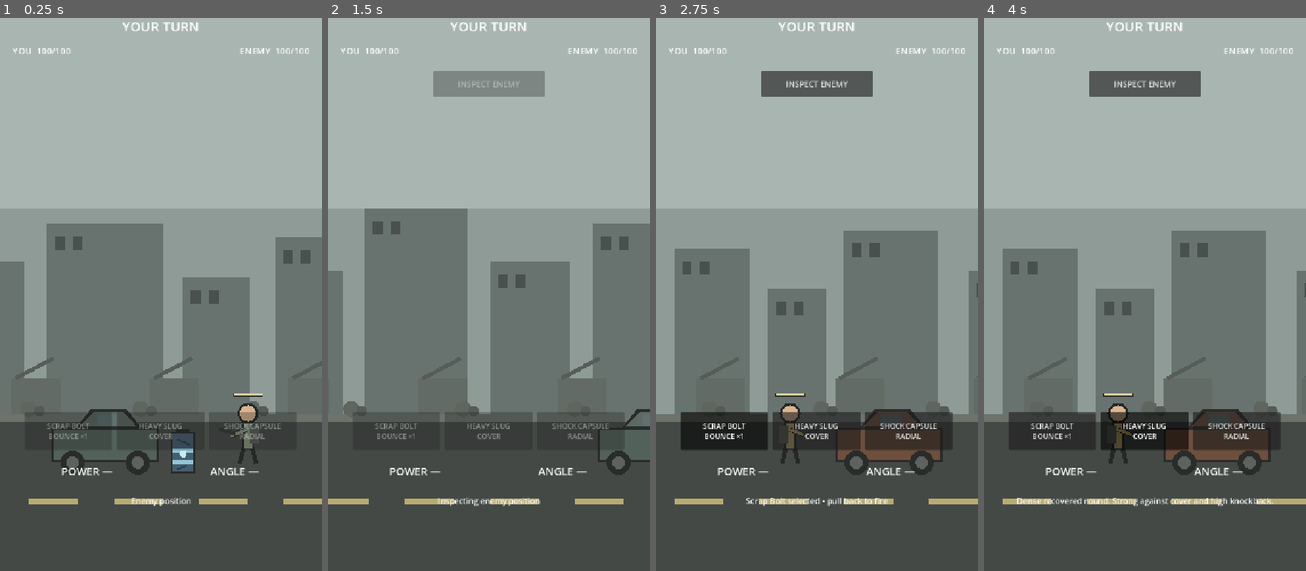
Above: before the commit, frames 1-4 (left to right).
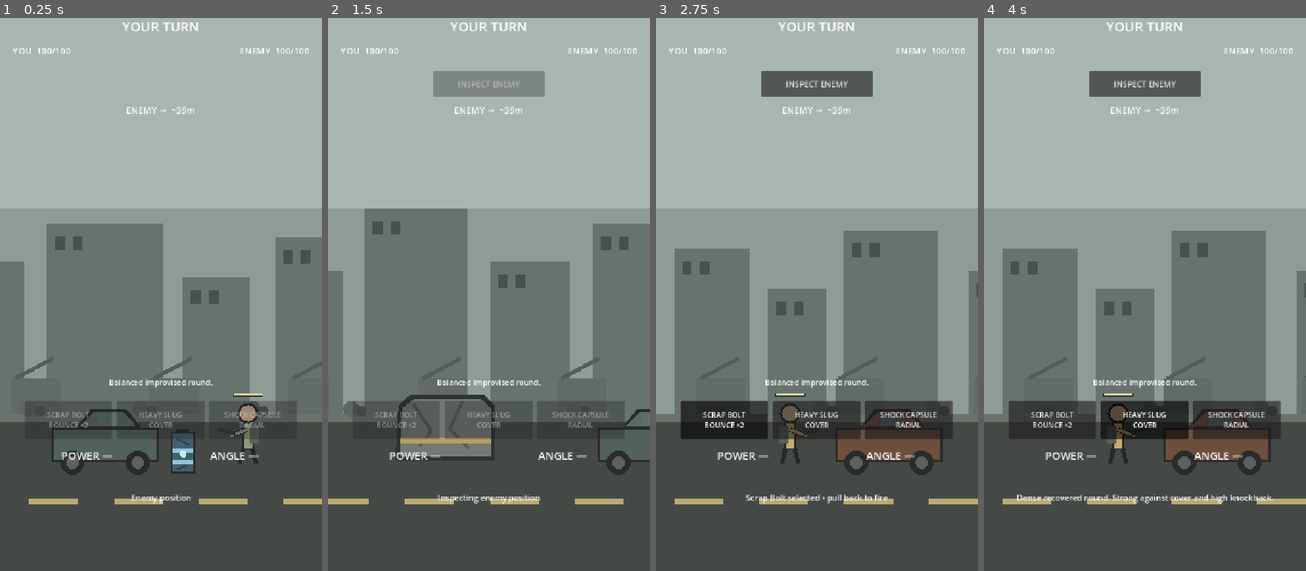
Above: after the commit, the same moments.

Repository: phantompixel-developer/FortKnocks
Game: Godot game, scene res://game/battle/battle.tscn
Two runs of this game, one before a commit and one after it. Both use one fixed random seed, a clock stepped at 60 frames per second and the inputs below.
Inputs (mouse positions are in pixels of both pictures, inside the frame that each line leads up to):
- Up to frame 1 (0.25 s): no input
- Up to frame 2 (1.5 s): move the mouse to (559, 255) at 0.52 s; click (559, 255) at 0.67 s; click "INSPECT ENEMY" at 1.25 s
- Up to frame 3 (2.75 s): tap Enter at 2 s; drag from (752, 311) to (800, 399) at 2.02 s
- Up to frame 4 (4 s): click "SCRAP BOLT BOUNCE ×1" (after the commit: "SCRAP BOLT BOUNCE ×2") at 2.75 s; click "HEAVY SLUG COVER" at 3.5 s

The runs differ from the first frame. In frame 1, 2.5% of the frame differs, in the area x 14-90%, y 16-89%; in frame 2, 4.3%; in frame 3, 5.1%; in frame 4, 5.5%, in the area x 7-93%, y 16-89%.

Commit message:
feat: improve portrait HUD and tactical arena layout

Diff:
--- a/game/battle/battle.tscn
+++ b/game/battle/battle.tscn
@@ -7,6 +7,7 @@
 [ext_resource type="Script" path="res://game/battle/camera_director.gd" id="5_camera"]
 [ext_resource type="Script" path="res://game/battle/aim_guide.gd" id="6_aim"]
 [ext_resource type="Script" path="res://game/battle/unstable_power_cell.gd" id="7_hazard"]
+[ext_resource type="Script" path="res://game/battle/central_roadblock.gd" id="8_roadblock"]
 
 [sub_resource type="RectangleShape2D" id="RectangleShape_ground"]
 size = Vector2(2160, 90)
@@ -20,6 +21,9 @@
 [sub_resource type="RectangleShape2D" id="RectangleShape_cell"]
 size = Vector2(54, 92)
 
+[sub_resource type="RectangleShape2D" id="RectangleShape_roadblock"]
+size = Vector2(224, 155)
+
 [node name="Battle" type="Node2D"]
 script = ExtResource("1_battle")
 
@@ -33,6 +37,13 @@
 
 [node name="CollisionShape2D" type="CollisionShape2D" parent="World/Ground"]
 shape = SubResource("RectangleShape_ground")
+
+[node name="CentralRoadblock" type="StaticBody2D" parent="World"]
+position = Vector2(1080, 958)
+script = ExtResource("8_roadblock")
+
+[node name="CollisionShape2D" type="CollisionShape2D" parent="World/CentralRoadblock"]
+shape = SubResource("RectangleShape_roadblock")
 
 [node name="Player" type="CharacterBody2D" parent="World"]
 position = Vector2(300, 1040)
@@ -157,12 +168,36 @@
 theme_override_font_sizes/font_size = 18
 text = "INSPECT ENEMY"
 
+[node name="EnemyLocatorLabel" type="Label" parent="HUD/Root"]
+layout_mode = 0
+offset_left = 180.0
+offset_top = 236.0
+offset_right = 540.0
+offset_bottom = 276.0
+theme_override_font_sizes/font_size = 20
+text = "ENEMY →  ~39m"
+horizontal_alignment = 1
+mouse_filter = 2
+
+[node name="WeaponDescriptionLabel" type="Label" parent="HUD/Root"]
+layout_mode = 0
+offset_left = 65.0
+offset_top = 824.0
+offset_right = 655.0
+offset_bottom = 892.0
+theme_override_font_sizes/font_size = 17
+text = "Balanced improvised round."
+horizontal_alignment = 1
+vertical_alignment = 1
+autowrap_mode = 2
+mouse_filter = 2
+
 [node name="WeaponBar" type="HBoxContainer" parent="HUD/Root"]
 layout_mode = 0
 offset_left = 55.0
-offset_top = 925.0
+offset_top = 900.0
 offset_right = 665.0
-offset_bottom = 1010.0
+offset_bottom = 985.0
 theme_override_constants/separation = 10
 
 [node name="ScrapBolt" type="Button" parent="HUD/Root/WeaponBar"]
@@ -170,7 +205,7 @@
 layout_mode = 2
 toggle_mode = true
 text = "SCRAP BOLT
-BOUNCE ×1"
+BOUNCE ×2"
 
 [node name="HeavySlug" type="Button" parent="HUD/Root/WeaponBar"]
 custom_minimum_size = Vector2(196, 76)
@@ -189,9 +224,9 @@
 [node name="PowerLabel" type="Label" parent="HUD/Root"]
 layout_mode = 0
 offset_left = 60.0
-offset_top = 1040.0
+offset_top = 1005.0
 offset_right = 330.0
-offset_bottom = 1084.0
+offset_bottom = 1051.0
 theme_override_font_sizes/font_size = 24
 text = "POWER —"
 horizontal_alignment = 1
@@ -199,9 +234,9 @@
 [node name="AngleLabel" type="Label" parent="HUD/Root"]
 layout_mode = 0
 offset_left = 390.0
-offset_top = 1040.0
+offset_top = 1005.0
 offset_right = 660.0
-offset_bottom = 1084.0
+offset_bottom = 1051.0
 theme_override_font_sizes/font_size = 24
 text = "ANGLE —"
 horizontal_alignment = 1
@@ -209,13 +244,15 @@
 [node name="HintLabel" type="Label" parent="HUD/Root"]
 layout_mode = 0
 offset_left = 55.0
-offset_top = 1110.0
+offset_top = 1080.0
 offset_right = 665.0
-offset_bottom = 1186.0
+offset_bottom = 1152.0
 theme_override_font_sizes/font_size = 18
 text = "Preparing battle..."
 horizontal_alignment = 1
+vertical_alignment = 1
 autowrap_mode = 2
+mouse_filter = 2
 
 [node name="RestartButton" type="Button" parent="HUD/Root"]
 layout_mode = 0
Not shown: 1 places in game/battle/battle.tscn that only renumber resources
